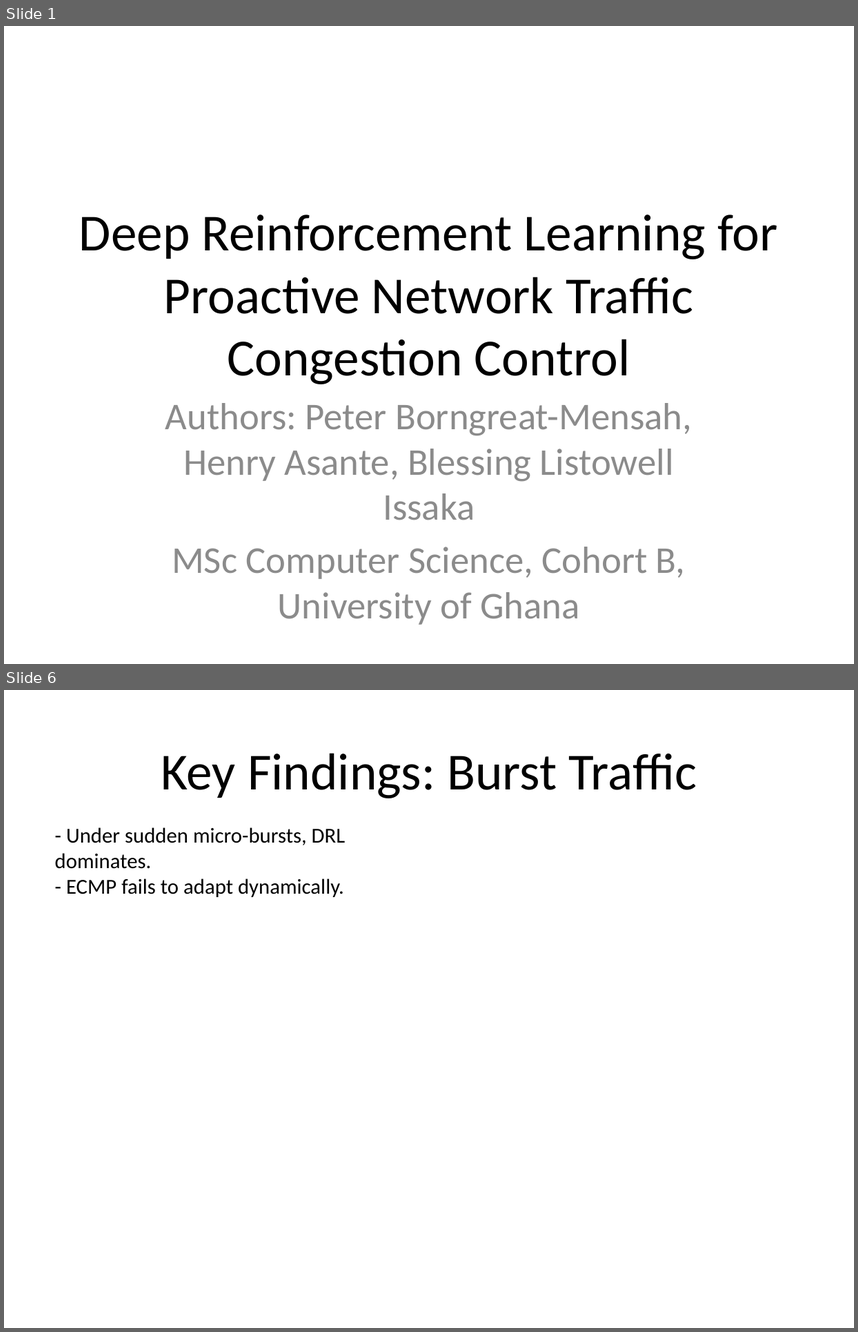
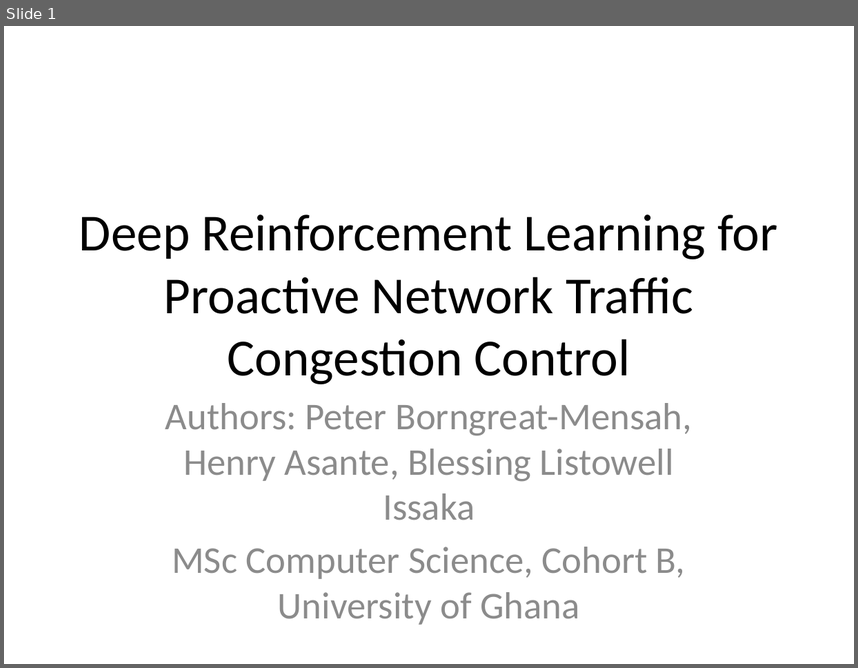
Before and after one commit to PipetteGh/Deep-Reinforcement-Learning-for-Proactive-Network-Traffic-Congestion-Control-and-Load-Balancing, a slide deck: final_presentation.pptx. Shown one above the other, each under a label of ours: slides 1 and 6 before the commit, slide 1 after it; the slides between them are not shown. The pictures are 858x1332 and 858x668 pixels, drawn with LibreOffice and Linux fonts; fonts in the diff are those of the drawing. Boxes give left, top, right and bottom in pixels: in the first picture for what was removed or moved away, otherwise in the second. Text is boxed around its words. In the diff, an @@ line names an element or a change of style, - is before the commit and + after.

```diff
--- a/final_presentation.pptx
+++ b/final_presentation.pptx
@@ slide 6 removed at [4,690,854,1328], background #FFFFFF @@
@@ title removed at [161,753,697,798] @@
-Key Findings: Burst Traffic
@@ text removed at [55,827,346,897] @@
-- Under sudden micro-bursts, DRL dominates.
-- ECMP fails to adapt dynamically.
```
Also in this commit, not shown: 5 slides changed, 4 slides added, 5 other slides removed, 17 other files.
